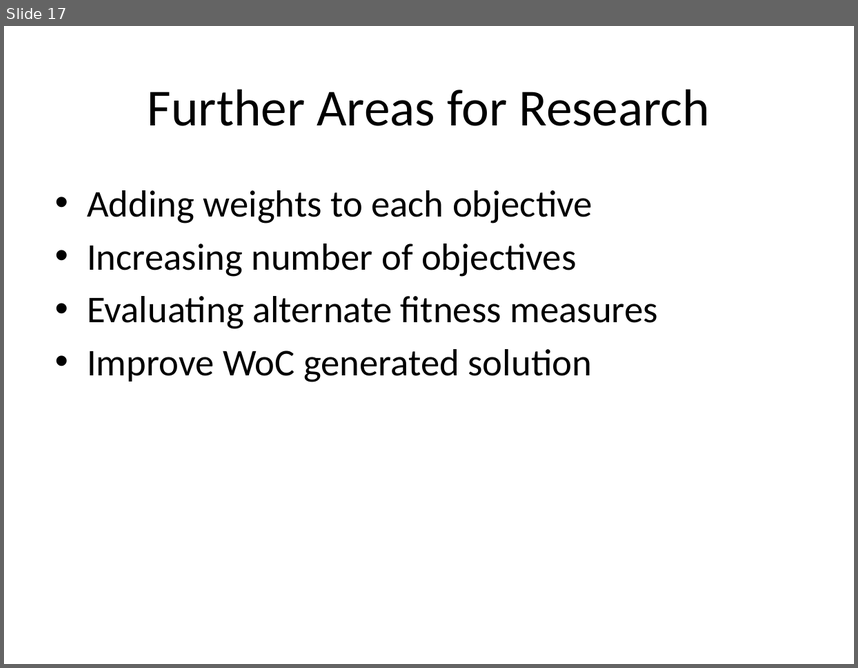
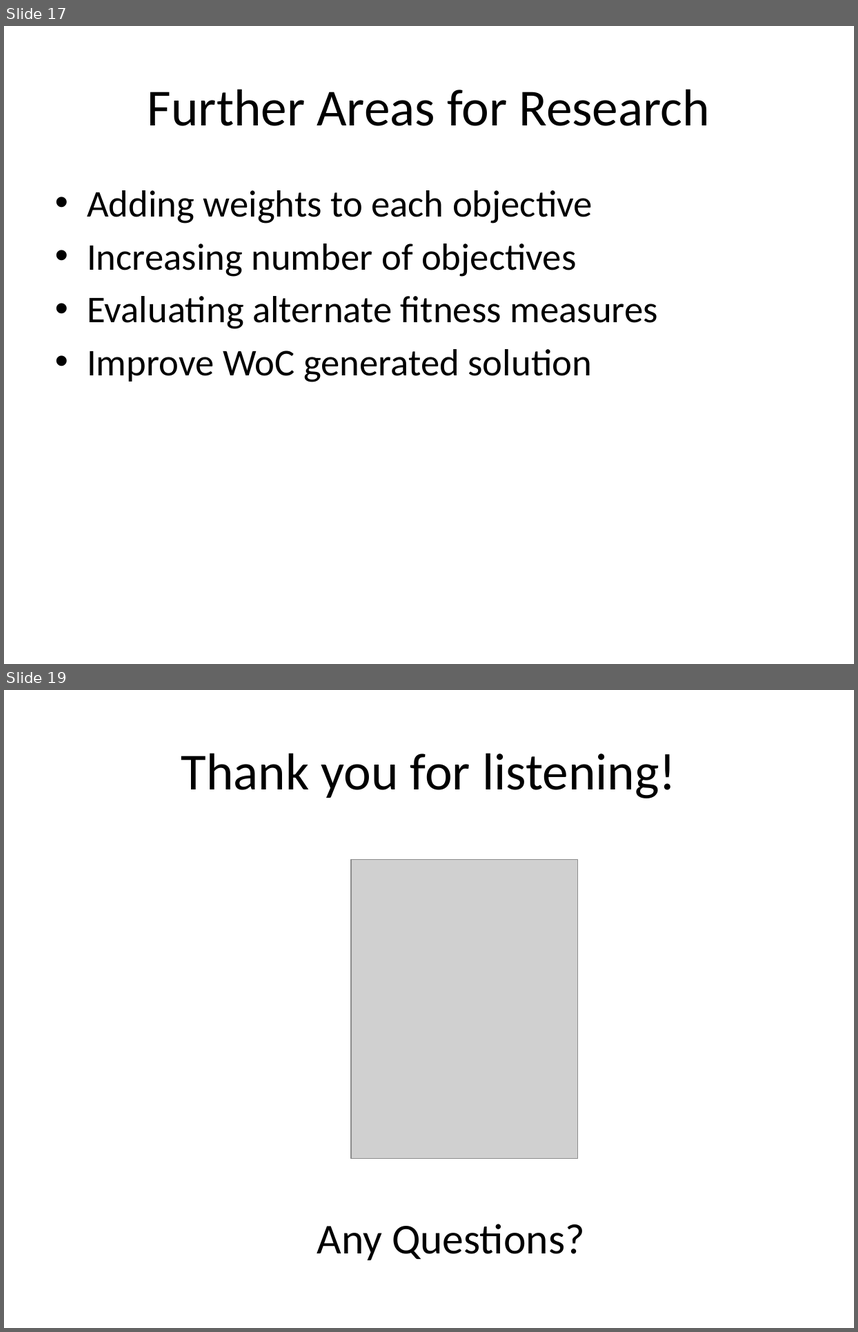
Before and after one commit to proj6-knapsack/knapsack, a slide deck: docs/knapsack_presentation.pptx. Shown one above the other, each under a label of ours: slide 17 before the commit, slides 17 and 19 after it; the slides between them are not shown. The pictures are 858x668 and 858x1332 pixels, drawn with LibreOffice and Linux fonts; fonts in the diff are those of the drawing; grey boxes stand for pictures. Boxes give left, top, right and bottom in pixels: in the first picture for what was removed or moved away, otherwise in the second. Text is boxed around its words. In the diff, an @@ line names an element or a change of style, - is before the commit and + after.

Commit message:
added obligatory "questions?" slide

```diff
--- a/docs/knapsack_presentation.pptx
+++ b/docs/knapsack_presentation.pptx
@@ slide 19 added at bbox=[4, 690, 854, 1328], background #FFFFFF @@
@@ title added at bbox=[181, 753, 676, 798], 44 pt, text #000000 @@
+Thank you for listening!
@@ picture added at bbox=[351, 860, 578, 1159] @@
@@ text added at bbox=[317, 1223, 584, 1260], 36 pt, text #000000 @@
+Any Questions?
```
Also in this commit, not shown: 7 slides changed.
